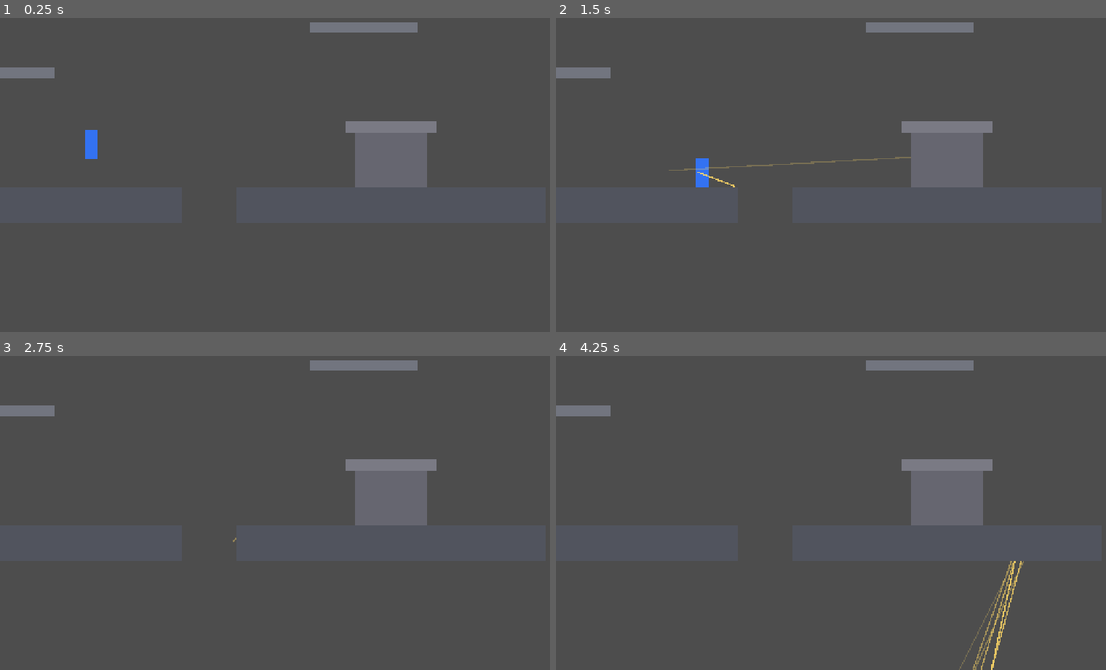
Above: before the commit, frames 1-4 (two rows, left to right).
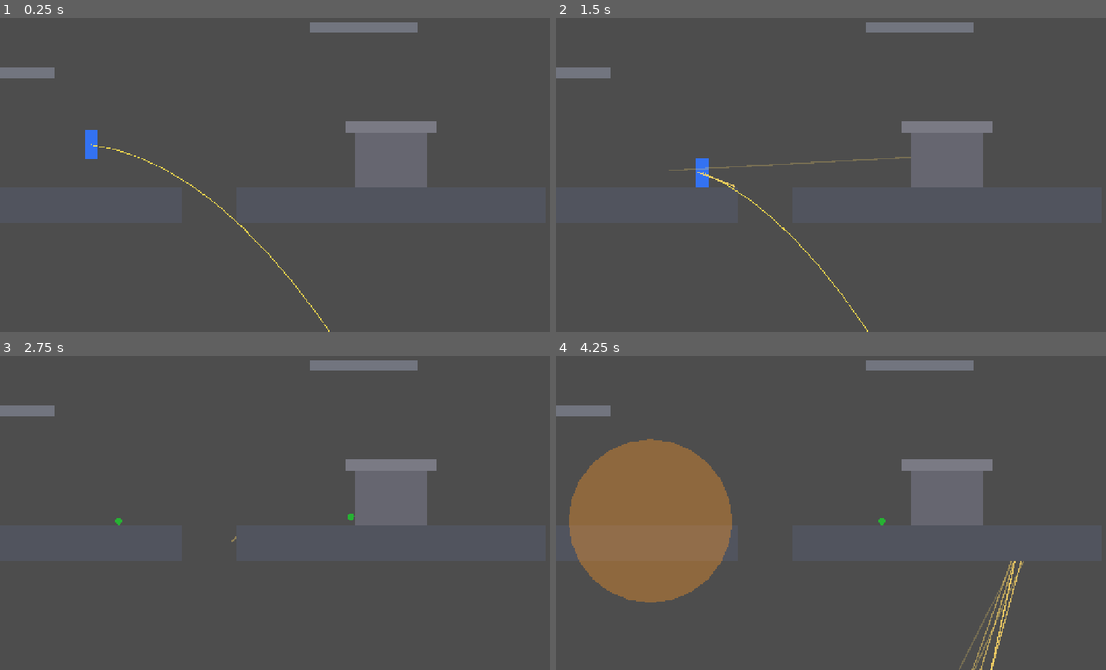
Above: after the commit, the same moments.

Repository: techafreshh/jetpack
Game: Godot game, scene res://scenes/match.tscn
The game is run twice, just before and just after one commit, with the same random seed, the same clock (stepped at 60 frames per second) and the same inputs. This scene is started directly instead of the project's main scene.
Inputs (mouse positions are in pixels of both pictures, inside the frame that each line leads up to):
- Up to frame 1 (0.25 s): no input
- Up to frame 2 (1.5 s): tap Enter at 0.5 s; move the mouse to (974, 153) at 0.52 s; hold S (crouch) 0.53-1.28 s; hold D (move_right) from 0.53 s (still down); tap W at 0.77 s; click (974, 153) at 0.8 s; move the mouse to (732, 184) at 1.27 s; click (732, 184) at 1.35 s
- Up to frame 3 (2.75 s): tap W at 1.52 s; tap G (throw_grenade, bound only after the commit) at 1.55, 2.1 s; move the mouse to (346, 434) at 2.02 s; release D (move_right) at 2.03 s; hold A (move_left) from 2.03 s (still down); hold S (crouch) from 2.03 s (still down); click (346, 434) at 2.17 s
- Up to frame 4 (4.25 s): move the mouse to (820, 572) at 2.77 s; release A (move_left) at 2.78 s; release S (crouch) at 2.78 s; hold D (move_right) from 2.78 s (still down); tap S (crouch) at 2.85 s; tap W at 3.02, 3.77 s; click (820, 572) at 3.05 s; move the mouse to (1023, 556) at 3.52 s; press the mouse at (1023, 556) at 3.53 s; tap G (throw_grenade, bound only after the commit) at 3.8 s

The runs differ from the first frame. In frame 1, 0.2% of the frame differs, in the area x 16-60%, y 40-100%; in frame 2, 0.1%; in frame 3, less than 0.1%; in frame 4, 12%, in the area x 2-85%, y 26-100%.

Commit message:
[#7] Grenades — arc preview, fuse, radial damage with self-damage jumps (#47)
* Issue #7: grenade shell with 2.5s fuse plus radial-damage explosion FX

* Issue #7: soldier grenade slots, G throw, arc preview, self-damage hooks

* Issue #7: headless grenade proof (count, fuse window, edge self-damage)

---------

Co-authored-by: pi-dark-factory <factory@local>

Diff:
--- a/jetpack/project.godot
+++ b/jetpack/project.godot
@@ -29,6 +29,7 @@
 crouch={"deadzone": 0.2, "events": [Object(InputEventKey,"resource_local_to_scene":false,"resource_name":"","device":-1 …(522 unchanged characters)…
 fly={"deadzone": 0.2, "events": [Object(InputEventKey,"resource_local_to_scene":false,"resource_name":"","device":-1,"w …(819 unchanged characters)…
 fire={"deadzone": 0.2, "events": [Object(InputEventMouseButton,"resource_local_to_scene":false,"resource_name":"","devi …(278 unchanged characters)…
+throw_grenade={"deadzone": 0.2, "events": [Object(InputEventKey,"resource_local_to_scene":false,"resource_name":"","device":-1,"window_id":0,"alt_pressed":false,"shift_pressed":false,"ctrl_pressed":false,"meta_pressed":false,"pressed":false,"keycode":0,"physical_keycode":71,"key_label":0,"unicode":0,"location":0,"echo":false,"script":null)]}
 
 [physics]
 
--- /dev/null
+++ b/jetpack/resources/config/grenade.cfg
@@ -0,0 +1,7 @@
+[grenade]
+fuse_time=2.5
+blast_radius=180.0
+max_damage=60.0
+knockback_max=900.0
+throw_speed=700.0
+max_grenades=2
--- /dev/null
+++ b/jetpack/scenes/grenade.tscn
@@ -0,0 +1,18 @@
+[gd_scene load_steps=3 format=3]
+
+[ext_resource type="Script" path="res://scripts/weapons/grenade.gd" id="1"]
+
+[sub_resource type="CircleShape2D" id="CircleShape2D_grenade"]
+radius = 8.0
+
+[node name="Grenade" type="RigidBody2D"]
+script = ExtResource("1")
+
+[node name="Body" type="CollisionShape2D" parent="."]
+shape = SubResource("CircleShape2D_grenade")
+
+[node name="Visual" type="Polygon2D" parent="."]
+color = Color(0.15, 0.7, 0.2, 1)
+polygon = PackedVector2Array(-8, 0, -5.66, -5.66, 0, -8, 5.66, -5.66, 8, 0, 5.66, 5.66, 0, 8, -5.66, 5.66)
+
+[node name="FuseBeep" type="AudioStreamPlayer2D" parent="."]
--- a/jetpack/scenes/soldier.tscn
+++ b/jetpack/scenes/soldier.tscn
@@ -30,3 +30,8 @@
 
 [node name="Muzzle" type="Marker2D" parent="Weapon"]
 position = Vector2(20, -32)
+
+[node name="ArcPreview" type="Line2D" parent="."]
+points = PackedVector2Array(0, -32, 10, -32)
+width = 2.0
+default_color = Color(1, 0.9, 0.3, 0.9)
--- /dev/null
+++ b/jetpack/scripts/fx/explosion.gd
@@ -0,0 +1,73 @@
+extends Node2D
+## Timed-blast FX: linear-falloff radial damage plus directional knockback
+## over the `damageable` group, then a short fade and free. Centre damage is
+## full `max_damage`; the rim keeps 25% so edge hits always hurt. Knockback
+## keeps 30% at the rim so self-damage launches grenade jumps.
+
+@export var blast_radius := 180.0
+@export var max_damage := 60.0
+@export var knockback_max := 900.0
+@export var lifetime := 0.5
+
+var _age := 0.0
+var _detonated := false
+
+@onready var _visual: Polygon2D = get_node_or_null("Visual") as Polygon2D
+
+
+func _ready() -> void:
+	add_to_group("explosion")
+	_build_visual()
+	call_deferred("detonate")
+
+
+func _process(delta: float) -> void:
+	_age += delta
+	if _visual != null:
+		_visual.modulate.a = maxf(0.0, 1.0 - _age / lifetime)
+	if _age >= lifetime:
+		queue_free()
+
+
+func detonate() -> void:
+	if _detonated:
+		return
+	_detonated = true
+	var center := global_position
+	for node in get_tree().get_nodes_in_group("damageable"):
+		if not (node is Node2D):
+			continue
+		var target := node as Node2D
+		var offset := target.global_position - center
+		var dist := offset.length()
+		if dist > blast_radius:
+			continue
+		var frac := dist / blast_radius
+		var dmg := max_damage * (1.0 - 0.75 * frac)
+		if node.has_method("take_damage"):
+			node.call("take_damage", dmg)
+		var dir := Vector2.UP
+		if offset.length() > 1.0:
+			dir = offset.normalized()
+		# Slight upward bias so blasts lift instead of burying.
+		dir = (dir + Vector2(0.0, -0.35)).normalized()
+		var impulse := dir * knockback_max * (1.0 - 0.7 * frac)
+		if node.has_method("apply_knockback"):
+			node.call("apply_knockback", impulse)
+		elif "velocity" in node:
+			node.set("velocity", node.get("velocity") + impulse)
+
+
+func _build_visual() -> void:
+	if _visual != null:
+		return
+	var ring := Polygon2D.new()
+	ring.name = "Visual"
+	ring.color = Color(1.0, 0.6, 0.15, 0.55)
+	var pts := PackedVector2Array()
+	for i in 25:
+		var ang := TAU * float(i) / 24.0
+		pts.append(Vector2(cos(ang), sin(ang)) * blast_radius)
+	ring.polygon = pts
+	add_child(ring)
+	_visual = ring
--- a/jetpack/scripts/soldier.gd
+++ b/jetpack/scripts/soldier.gd
@@ -4,6 +4,11 @@
 ## control. Fixed 60 Hz physics; tunables load from movement.cfg over exports.
 
 const CONFIG_PATH := "res://resources/config/movement.cfg"
+const GRENADE_CONFIG_PATH := "res://resources/config/grenade.cfg"
+const GRENADE_SCENE := preload("res://scenes/grenade.tscn")
+const MAX_GRENADES := 2
+const CHEST_OFFSET := Vector2(0, -32)
+const ARC_STEP := 0.08
 
 @export_group("Run")
 @export var run_speed := 260.0
@@ -23,6 +28,15 @@
 @export_group("Crouch")
 @export var crouch_height_mult := 0.5
 @export var crouch_speed_mult := 0.4
+@export_group("Grenades")
+@export var throw_speed := 700.0
+@export var grenade_gravity := 1200.0
+@export var arc_points := 24
+
+var grenade_count := 2
+var grenade_max := 2
+var hp := 100.0
+var max_hp := 100.0
 
 var fuel: float = 100.0
 var crouched: bool = false
@@ -33,10 +47,12 @@
 @onready var _body: CollisionShape2D = $Body
 @onready var _head_check: RayCast2D = $HeadCheck
 @onready var _visual: Polygon2D = $Visual
+@onready var _arc: Line2D = get_node_or_null("ArcPreview") as Line2D
 
 
 func _ready() -> void:
 	_load_config()
+	add_to_group("damageable")
 	# Never mutate the shared sub-resource when crouch-resizing.
 	if _body.shape != null:
 		_body.shape = _body.shape.duplicate()
@@ -77,7 +93,65 @@
 		velocity.x = move_toward(velocity.x, 0.0, ground_friction * delta)
 	# Airborne with no input: velocity.x untouched, momentum preserved.
 
+	if Input.is_action_just_pressed("throw_grenade"):
+		throw_grenade()
+	_update_arc_preview()
+
 	move_and_slide()
+
+
+func take_damage(amount: float) -> void:
+	hp = maxf(0.0, hp - amount)
+
+
+func apply_knockback(impulse: Vector2) -> void:
+	velocity += impulse
+
+
+func add_grenades(n: int) -> int:
+	grenade_count = mini(grenade_max, grenade_count + n)
+	_update_arc_preview()
+	return grenade_count
+
+
+func throw_grenade() -> bool:
+	if grenade_count <= 0:
+		return false
+	grenade_count -= 1
+	var shell := GRENADE_SCENE.instantiate() as RigidBody2D
+	var host := get_parent()
+	if host == null:
+		host = get_tree().root
+	var dir := _aim_direction()
+	host.add_child(shell)
+	shell.global_position = global_position + CHEST_OFFSET
+	shell.linear_velocity = dir * throw_speed
+	shell.call("prime")
+	_update_arc_preview()
+	return true
+
+
+func _aim_direction() -> Vector2:
+	var from := global_position + CHEST_OFFSET
+	var d := get_global_mouse_position() - from
+	if d.length() < 1.0:
+		return Vector2.RIGHT
+	return d.normalized()
+
+
+func _update_arc_preview() -> void:
+	if _arc == null:
+		return
+	if grenade_count <= 0:
+		_arc.visible = false
+		return
+	_arc.visible = true
+	var pts := PackedVector2Array()
+	var v := _aim_direction() * throw_speed
+	for i in arc_points:
+		var t := float(i) * ARC_STEP
+		pts.append(CHEST_OFFSET + v * t + Vector2(0.0, 0.5 * grenade_gravity * t * t))
+	_arc.points = pts
 
 
 func _set_crouched(on: bool) -> void:
@@ -115,6 +189,14 @@
 	ground_refuel_mult = float(cfg.get_value("movement", "ground_refuel_mult", ground_refuel_mult))
 	air_refuel_mult = float(cfg.get_value("movement", "air_refuel_mult", air_refuel_mult))
 
+	var gcfg := ConfigFile.new()
+	if gcfg.load(GRENADE_CONFIG_PATH) != OK:
+		push_warning("soldier: missing %s, using export defaults" % GRENADE_CONFIG_PATH)
+		return
+	throw_speed = float(gcfg.get_value("grenade", "throw_speed", throw_speed))
+	grenade_max = int(gcfg.get_value("grenade", "max_grenades", grenade_max))
+	grenade_count = mini(grenade_count, grenade_max)
+
 
 func _ensure_input_actions() -> void:
 	var keys := {
@@ -122,6 +204,7 @@
 		"move_right": [KEY_D, KEY_RIGHT],
 		"crouch": [KEY_S, KEY_DOWN],
 		"fly": [KEY_SPACE, KEY_W, KEY_UP],
+		"throw_grenade": [KEY_G],
 	}
 	for action in keys:
 		if not InputMap.has_action(action):
--- /dev/null
+++ b/jetpack/scripts/weapons/grenade.gd
@@ -0,0 +1,95 @@
+extends RigidBody2D
+## Thrown grenade: ballistic body with a fixed-tick 2.5 s fuse. `prime()`
+## starts the countdown; `_physics_process` ticks it down at 60 Hz and
+## `explode()` swaps the shell for an `explosion` FX node. Audible fuse is
+## structural: a `FuseBeep` player plus GRENADE print logs, no audio asset.
+
+const CONFIG_PATH := "res://resources/config/grenade.cfg"
+const EXPLOSION_SCRIPT := preload("res://scripts/fx/explosion.gd")
+
+@export var fuse_time := 2.5
+@export var blast_radius := 180.0
+@export var max_damage := 60.0
+@export var knockback_max := 900.0
+@export var flight_gravity := 1200.0
+@export var beep_interval := 0.5
+
+var fuse_left := 0.0
+var primed := false
+
+var _exploded := false
+var _beep_accum := 0.0
+
+@onready var _beep: AudioStreamPlayer2D = get_node_or_null("FuseBeep") as AudioStreamPlayer2D
+
+
+func _ready() -> void:
+	_load_config()
+	var default_grav: float = ProjectSettings.get_setting("physics/2d/default_gravity", 980.0)
+	if default_grav > 0.0:
+		gravity_scale = flight_gravity / default_grav
+
+
+func prime() -> void:
+	if primed:
+		return
+	primed = true
+	fuse_left = fuse_time
+	_beep_accum = 0.0
+	print("GRENADE PRIMED")
+	_play_beep()
+
+
+func _physics_process(delta: float) -> void:
+	if not primed or _exploded:
+		return
+	fuse_left -= delta
+	_beep_accum += delta
+	if _beep_accum >= beep_interval:
+		_beep_accum = 0.0
+		print("GRENADE TICK fuse_left=%.2f" % maxf(fuse_left, 0.0))
+		_play_beep()
+	if fuse_left <= 0.0:
+		explode()
+
+
+func explode() -> void:
+	if _exploded:
+		return
+	_exploded = true
+	var host := get_parent()
+	var boom := EXPLOSION_SCRIPT.new() as Node2D
+	boom.name = "Explosion"
+	boom.set("blast_radius", blast_radius)
+	boom.set("max_damage", max_damage)
+	boom.set("knockback_max", knockback_max)
+	if host != null:
+		if host is Node2D:
+			boom.position = (host as Node2D).to_local(global_position)
+		else:
+			boom.position = global_position
+		host.add_child(boom)
+		boom.global_position = global_position
+		boom.call("detonate")
+	else:
+		add_sibling(boom)
+		boom.global_position = global_position
+		boom.call("detonate")
+	print("GRENADE EXPLODED")
+	queue_free()
+
+
+func _play_beep() -> void:
+	if _beep != null and _beep.stream != null:
+		_beep.play()
+
+
+func _load_config() -> void:
+	var cfg := ConfigFile.new()
+	if cfg.load(CONFIG_PATH) != OK:
+		push_warning("grenade: missing %s, using export defaults" % CONFIG_PATH)
+		return
+	fuse_time = float(cfg.get_value("grenade", "fuse_time", fuse_time))
+	blast_radius = float(cfg.get_value("grenade", "blast_radius", blast_radius))
+	max_damage = float(cfg.get_value("grenade", "max_damage", max_damage))
+	knockback_max = float(cfg.get_value("grenade", "knockback_max", knockback_max))
--- /dev/null
+++ b/jetpack/tests/test_grenade.gd
@@ -0,0 +1,154 @@
+extends SceneTree
+## Headless behavior tests for grenades: 2-slot count with max clamp,
+## G edge-trigger, 2.5 s fuse window with explosion FX, and edge-of-blast
+## self-damage plus knockback for grenade jumps.
+## Run: godot --headless --path jetpack --script res://tests/test_grenade.gd
+
+var passed := 0
+var failed := 0
+
+
+func _initialize() -> void:
+	await run_tests()
+	print("Results: %d passed, %d failed" % [passed, failed])
+	quit(1 if failed > 0 else 0)
+
+
+func check(cond: bool, label: String) -> void:
+	if cond:
+		passed += 1
+	else:
+		failed += 1
+		push_error("FAIL " + label)
+
+
+func check_close(actual: float, expected: float, tol: float, label: String) -> void:
+	check(absf(actual - expected) <= tol, "%s (expected ~%f, got %f)" % [label, expected, actual])
+
+
+func wait_physics(n: int) -> void:
+	for i in n:
+		await physics_frame
+
+
+func free_shells() -> void:
+	for n in root.find_children("Grenade", "RigidBody2D", true, false):
+		(n as Node).queue_free()
+	for n in get_nodes_in_group("explosion"):
+		(n as Node).queue_free()
+	await process_frame
+	await physics_frame
+
+
+func run_tests() -> void:
+	await process_frame
+
+	var cfg := ConfigFile.new()
+	check(cfg.load("res://resources/config/grenade.cfg") == OK, "grenade.cfg loads")
+	check_close(float(cfg.get_value("grenade", "fuse_time", 0.0)), 2.5, 0.05, "cfg fuse_time is 2.5")
+	check_close(float(cfg.get_value("grenade", "blast_radius", 0.0)), 180.0, 0.5, "cfg blast_radius is 180")
+	check(InputMap.has_action("throw_grenade"), "throw_grenade action registered")
+
+	var packed := load("res://scenes/soldier.tscn") as PackedScene
+	check(packed != null, "soldier.tscn loads as PackedScene")
+	if packed == null:
+		return
+	var soldier := packed.instantiate() as CharacterBody2D
+	check(soldier != null, "soldier.tscn instantiates CharacterBody2D")
+	if soldier == null:
+		return
+	soldier.position = Vector2(0, -40)
+	root.add_child(soldier)
+	await process_frame
+	await process_frame
+
+	# (a) Two-slot count with max clamp.
+	check(int(soldier.get("grenade_count")) == 2, "fresh soldier carries 2 grenades")
+	check(int(soldier.get("grenade_max")) == 2, "grenade max clamp is 2")
+	var arc := soldier.get_node_or_null("ArcPreview") as Line2D
+	check(arc != null, "ArcPreview Line2D exists")
+	if arc != null:
+		check(arc.points.size() == 24, "arc preview has 24 points (got %d)" % arc.points.size())
+		check(arc.visible, "arc visible while stocked")
+	check(bool(soldier.call("throw_grenade")), "throw returns true with stock")
+	check(int(soldier.get("grenade_count")) == 1, "throw decrements to 1")
+	var shell := root.find_child("Grenade", true, false)
+	check(shell != null and bool(shell.get("primed")), "thrown shell leaves primed")
+	await free_shells()
+	check(int(soldier.call("add_grenades", 5)) == 2, "add_grenades(5) clamps to 2")
+	check(int(soldier.get("grenade_count")) == 2, "count restored to max 2")
+	soldier.set("grenade_count", 0)
+	await wait_physics(2)
+	check(not bool(soldier.call("throw_grenade")), "empty throw returns false")
+	check(int(soldier.get("grenade_count")) == 0, "empty throw keeps count 0")
+	if arc != null:
+		check(not arc.visible, "arc hidden when empty")
+	# G key is edge-triggered: a 5-tick hold throws exactly one shell.
+	soldier.call("add_grenades", 2)
+	Input.action_press("throw_grenade")
+	await wait_physics(5)
+	Input.action_release("throw_grenade")
+	check(int(soldier.get("grenade_count")) == 1, "held G throws once (count=%d)" % int(soldier.get("grenade_count")))
+	await free_shells()
+
+	# (b) Primed shell explodes inside 145-160 ticks and spawns FX.
+	var nade_packed := load("res://scenes/grenade.tscn") as PackedScene
+	check(nade_packed != null, "grenade.tscn loads as PackedScene")
+	if nade_packed == null:
+		return
+	var nade := nade_packed.instantiate() as RigidBody2D
+	check(nade != null, "grenade.tscn instantiates RigidBody2D")
+	if nade == null:
+		return
+	check(nade.get_node_or_null("FuseBeep") != null, "fuse beep player exists")
+	root.add_child(nade)
+	await process_frame
+	nade.global_position = Vector2(2000, -500)
+	nade.set("freeze", true)
+	nade.set("linear_velocity", Vector2.ZERO)
+	nade.call("prime")
+	check(bool(nade.get("primed")), "shell reports primed")
+	var boom_tick := -1
+	for i in 220:
+		await physics_frame
+		if not is_instance_valid(nade):
+			boom_tick = i + 1
+			break
+	check(boom_tick >= 145 and boom_tick <= 160, "fuse booms in 145-160 ticks (got %d)" % boom_tick)
+	var fx := get_nodes_in_group("explosion")
+	check(fx.size() >= 1, "explosion FX node spawned in group")
+	check(root.find_child("Explosion", true, false) != null, "FX node named Explosion exists")
+	await wait_physics(120)
+	check(get_nodes_in_group("explosion").is_empty(), "explosion FX auto-frees")
+
+	# (c) Soldier at the blast edge takes damage and knockback.
+	soldier.set("hp", 100.0)
+	soldier.set("velocity", Vector2.ZERO)
+	var nade2 := nade_packed.instantiate() as RigidBody2D
+	var centre := Vector2(2000, -500)
+	root.add_child(nade2)
+	await process_frame
+	nade2.global_position = centre
+	nade2.set("freeze", true)
+	nade2.set("linear_velocity", Vector2.ZERO)
+	var radius: float = nade2.get("blast_radius")
+	var edge := centre + Vector2(radius * 0.95, 0.0)
+	soldier.global_position = edge
+	nade2.call("prime")
+	var hp0: float = soldier.get("hp")
+	for i in 220:
+		if is_instance_valid(nade2):
+			nade2.global_position = centre
+		soldier.global_position = edge
+		await physics_frame
+		if not is_instance_valid(nade2):
+			break
+		soldier.set("velocity", Vector2.ZERO)
+	await wait_physics(3)
+	var hp1: float = soldier.get("hp")
+	var kick: Vector2 = soldier.get("velocity")
+	check(hp1 < hp0, "edge blast damages soldier (hp %f -> %f)" % [hp0, hp1])
+	check_close(hp1, 82.75, 5.0, "edge damage matches falloff")
+	check(kick.length() > 200.0, "edge blast knocks back >200 px/s (got %f)" % kick.length())
+	await free_shells()
+	Input.action_release("throw_grenade")
Not shown, added: jetpack/scripts/fx/explosion.gd.uid
Not shown, added: jetpack/scripts/weapons/grenade.gd.uid
Not shown, added: jetpack/tests/test_grenade.gd.uid
